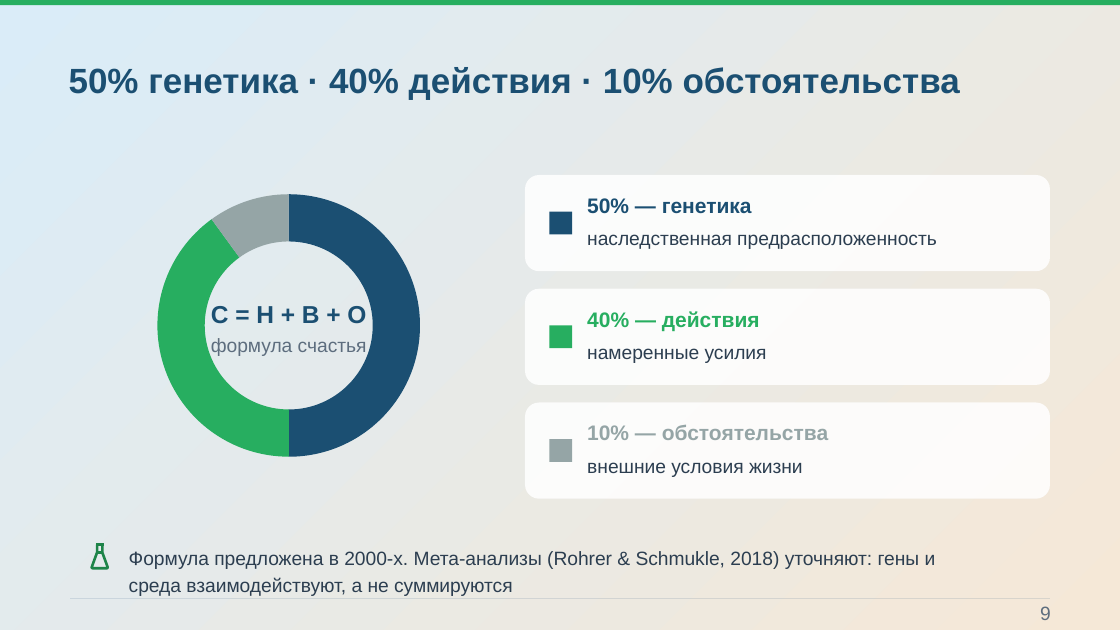
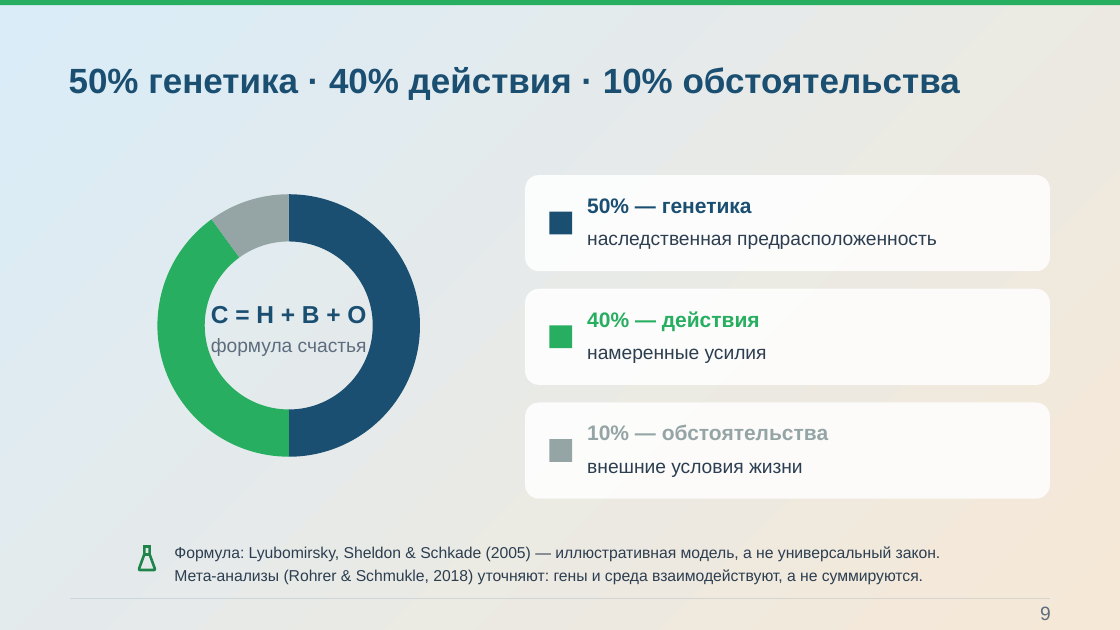
Before and after one commit to Pavel1778/Presentation-happy, a slide deck: slide 9 of Konceptsiya_schastya.pptx. Drawn at 1120x630 pixels with LibreOffice and Linux fonts; fonts in the diff are those of the drawing; background and template pictures are left out. Boxes give left, top, right and bottom in pixels: in the first picture for what was removed or moved away, otherwise in the second. Text is boxed around its words. In the diff, an @@ line names an element or a change of style, - is before the commit and + after.

```diff
--- a/Konceptsiya_schastya.pptx
+++ b/Konceptsiya_schastya.pptx
@@ freeform shape: place and size @@
-freeform shape at <box>92,544,108,568</box>
+freeform shape at <box>139,547,155,571</box>
@@ freeform shape: place and size @@
-freeform shape at <box>96,544,103,545</box>
+freeform shape at <box>143,547,150,548</box>
@@ freeform shape: place and size @@
-freeform shape at <box>97,553,103,554</box>
+freeform shape at <box>145,555,150,555</box>
@@ text at <box>174,569,923,585</box>: text changed; size 16.5 to 13.5 pt @@
-Формула предложена в 2000-х. Мета-анализы (Rohrer & Schmukle, 2018) уточняют: гены и
-среда взаимодействуют, а не суммируются
+Мета-анализы (Rohrer & Schmukle, 2018) уточняют: гены и среда взаимодействуют, а не суммируются.
@@ text added at <box>174,546,941,562</box>, 13.5 pt, text #2C3E50 @@
+Формула: Lyubomirsky, Sheldon & Schkade (2005) — иллюстративная модель, а не универсальный закон.
```
Also in this commit, not shown: 14 other slides changed, 48 other files.
